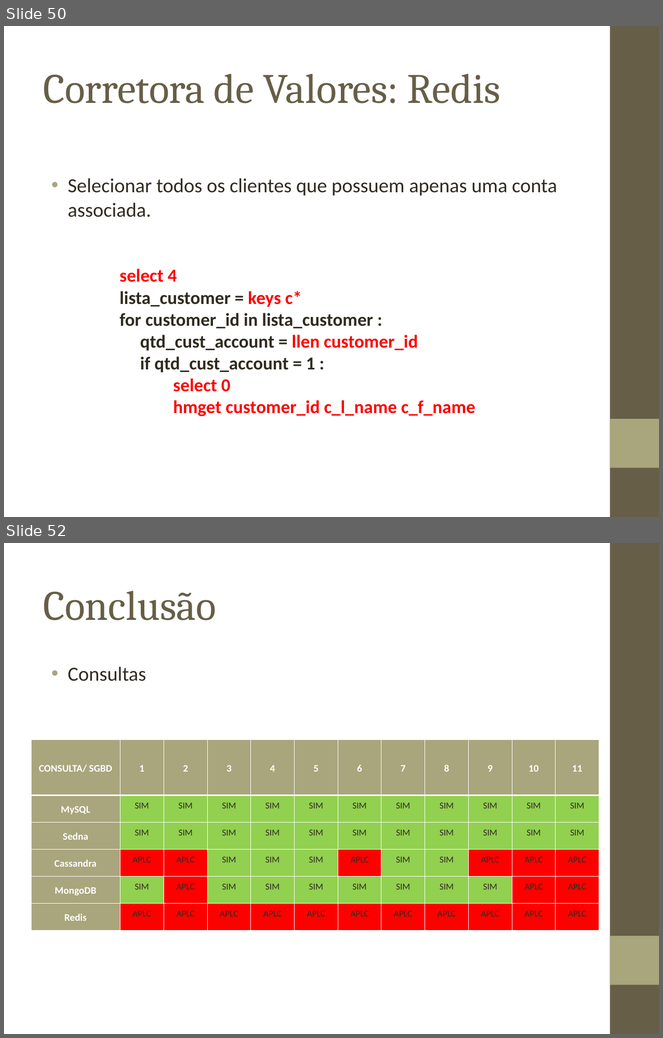
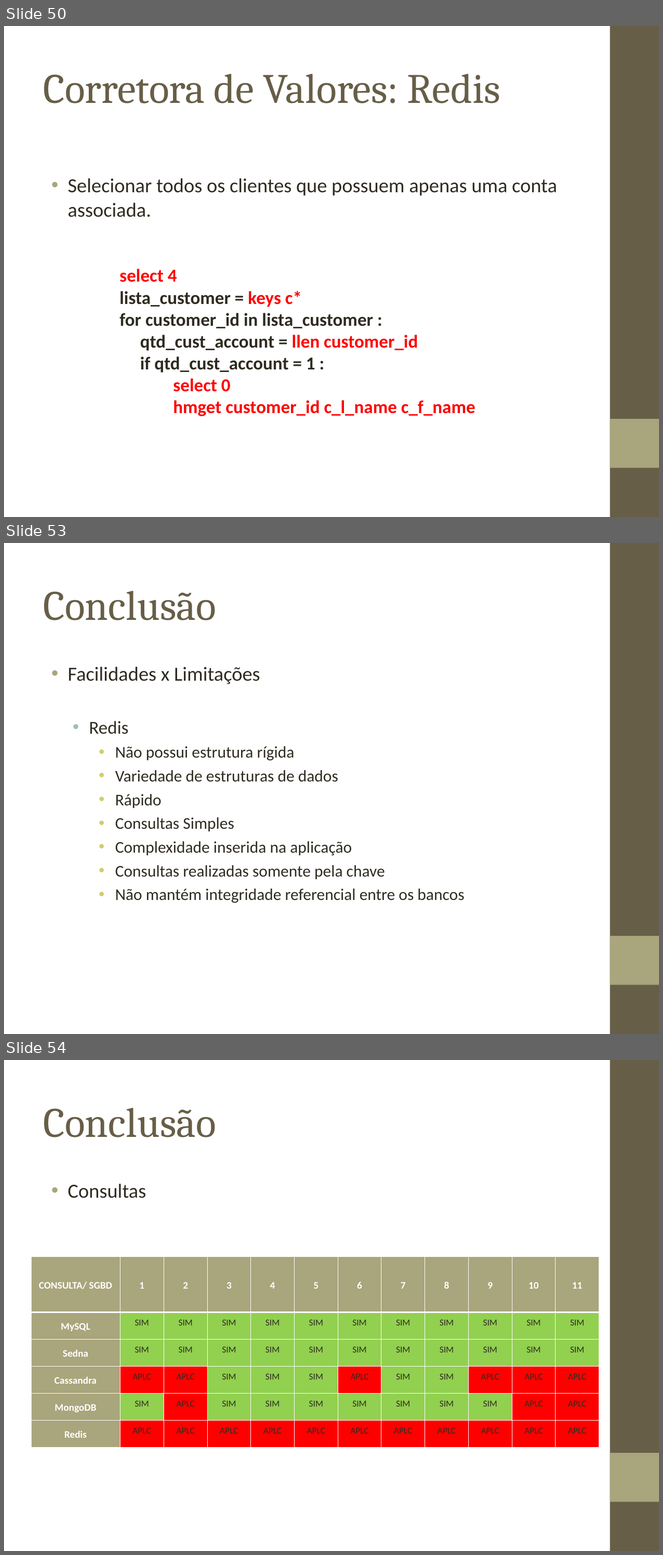
Before and after one commit to biacpaixao/Projeto_Final, a slide deck: apresentacao_projeto_final-v3.ppt. Shown one above the other, each under a label of ours: slides 50 and 52 before the commit, slides 50, 53 and 54 after it; the slides between them are not shown. The pictures are 663x1038 and 663x1555 pixels, drawn with LibreOffice and Linux fonts; fonts in the diff are those of the drawing; background and template pictures are left out. Boxes give left, top, right and bottom in pixels: in the first picture for what was removed or moved away, otherwise in the second. Text is boxed around its words. In the diff, an @@ line names an element or a change of style, - is before the commit and + after.

```diff
--- a/apresentacao_projeto_final-v3.ppt
+++ b/apresentacao_projeto_final-v3.ppt
@@ slide 53 added at <box>4,543,659,1034</box>, background picture (left out); not listed: 2 template elements that a slide beside it also shows @@
@@ title added at <box>44,591,217,620</box>, 46 pt, text #675E47 @@
+Conclusão
@@ text added at <box>68,667,464,903</box>, 18 pt, text #2F2B20 @@
+• Facilidades x Limitações
+  • Redis
+    • Não possui estrutura rígida
+    • Variedade de estruturas de dados
+    • Rápido
+    • Consultas Simples
+    • Complexidade inserida na aplicação
+    • Consultas realizadas somente pela chave
+    • Não mantém integridade referencial entre os bancos
@@ what was slide 52 is now slide 54 @@
```
Also in this commit, not shown: 1 slide changed, 1 other slide added.
